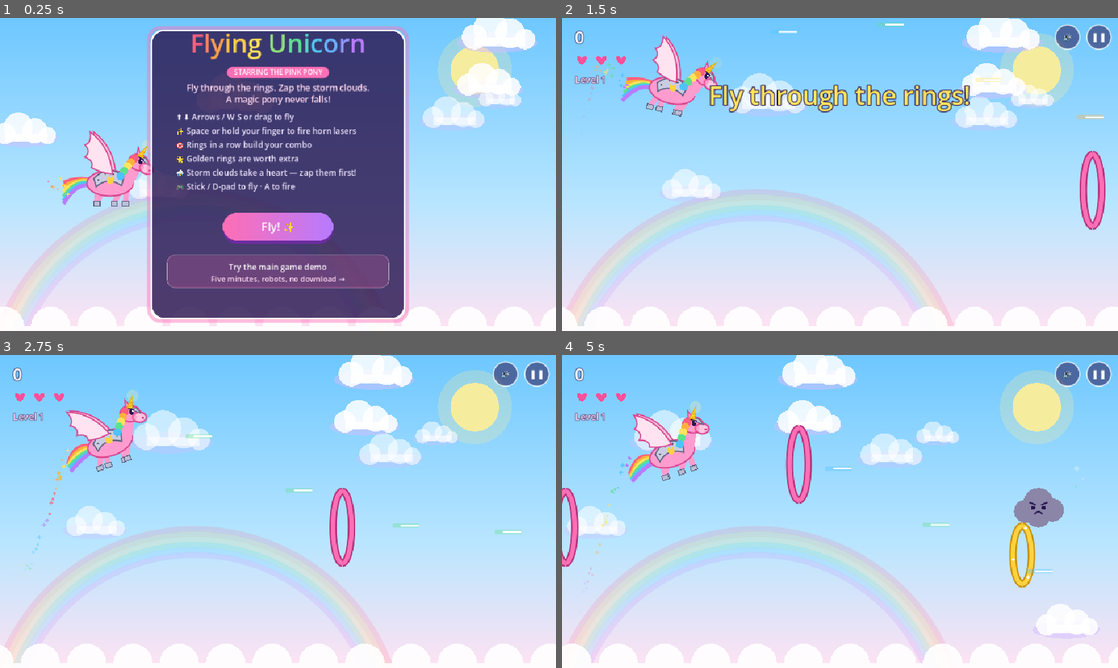
Above: before the commit, frames 1-4 (two rows, left to right).
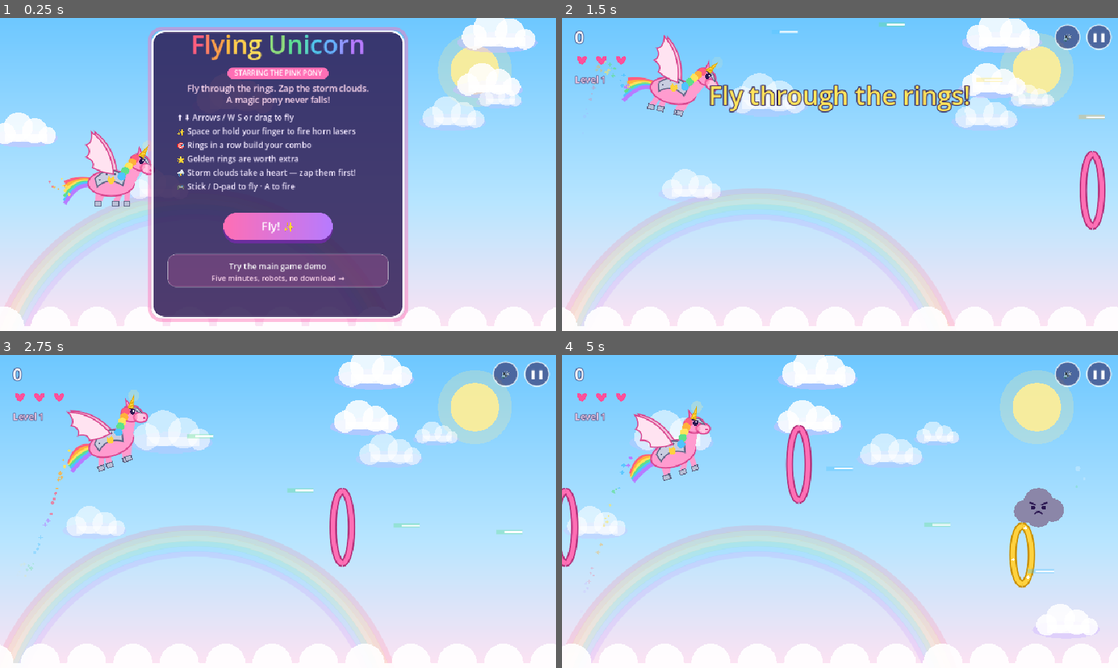
Above: after the commit, the same moments.

Repository: Dan8NOD/flying-unicorn
Game: Godot game, scene res://main.tscn
Same seed, same stepped clock (60 frames per second), same inputs: the game is played once before the commit and once after it.
Inputs (mouse positions are in pixels of both pictures, inside the frame that each line leads up to):
- Up to frame 1 (0.25 s): no input
- Up to frame 2 (1.5 s): tap Enter at 0.5 s; move the mouse to (962, 158) at 0.52 s; hold W (fly_up) 0.53-1.25 s; hold Space (fire) 0.53-1.25 s; click (962, 158) at 0.67 s; drag from (728, 190) to (812, 237) at 1.27 s
- Up to frame 3 (2.75 s): move the mouse to (333, 442) at 2.02 s; hold W (fly_up) from 2.03 s (still down); hold Space (fire) from 2.03 s (still down); tap X at 2.1 s
- Up to frame 4 (5 s): release W (fly_up) at 2.75 s; release Space (fire) at 2.75 s; drag from (812, 574) to (673, 464) at 2.77 s; move the mouse to (1006, 558) at 3.52 s; hold S (fly_down) 3.53-4.25 s; hold Space (fire) 3.53-4.25 s; tap Enter at 3.6 s; drag from (673, 464) to (756, 433) at 4.27 s

The runs differ from the first frame. In frame 1, 6.9% of the frame differs, in the area x 3-74%, y 2-98%; in frame 2, 0.8%; in frame 3, 0.9%; in frame 4, 0.9%.

Commit message:
Responsive viewport: live rotation for iPhone/iPad portrait + landscape
Sensor orientation, expand stretch; layout follows VW/VH with resize
hook; cards fit-scale with inverse hit-test mapping; spawns, floor,
sun, HUD and buttons anchor to live bounds. Verified headless 1200
frames clean plus windowed screenshots at 960x540 and 500x900.

Diff:
--- a/main.gd
+++ b/main.gd
@@ -9,6 +9,12 @@
 const INK := Color(42.0 / 255, 22.0 / 255, 80.0 / 255, 0.75)
 
 var RAINBOW: Array[Color] = []
+
+# Live viewport size in points. Follows rotation and window resizes; all
+# layout bounds read VW/VH. W/H stay as the 960x540 design space the cards
+# and art were authored in.
+var VW := 960.0
+var VH := 540.0
 
 # ─── Game state ───────────────────────────────────────────────────────────
 var state := "title"          # title | play | over
@@ -146,21 +152,14 @@
 	synth.muted = bool(muted_saved)
 	add_child(synth)
 
+	_read_viewport_size()
+	get_tree().root.size_changed.connect(_on_resize)
 	for i in 7:
-		bg_clouds.append({ "x": randf_range(0, W), "y": randf_range(30, H - 60), "s": randf_range(0.5, 1.1), "layer": i % 2 })
+		bg_clouds.append({ "x": randf_range(0, VW), "y": randf_range(30, VH - 60), "s": randf_range(0.5, 1.1), "layer": i % 2 })
 	for i in 40:
-		stars.append({ "x": randf_range(0, W), "y": randf_range(0, H * 0.6), "r": randf_range(0.6, 1.8), "p": randf_range(0, 6) })
-
-	# Cloud floor scallop polygon (period 80, drawn shifted by -off)
-	floor_poly = PackedVector2Array()
-	floor_poly.append(Vector2(-80, H))
-	var cx := -40.0
-	while cx <= W + 160:
-		for j in 12:
-			var a := PI + PI * float(j) / 11.0
-			floor_poly.append(Vector2(cx + 34 * cos(a), H - 8 + 34 * sin(a)))
-		cx += 80
-	floor_poly.append(Vector2(W + 160, H))
+		stars.append({ "x": randf_range(0, VW), "y": randf_range(0, VH * 0.6), "r": randf_range(0.6, 1.8), "p": randf_range(0, 6) })
+
+	_layout()
 
 	btn_tex = _rounded_gradient_tex(Color("ff6fb5"), Color("b77bff"), Vector2i(190, 48), 24)
 	_set_level_sky()
@@ -190,6 +189,63 @@
 	cfg.set_value("game", "best", best)
 	cfg.set_value("game", "muted", synth.muted)
 	cfg.save("user://flying_unicorn.cfg")
+
+
+# ─── Responsive layout ────────────────────────────────────────────────
+func _read_viewport_size() -> void:
+	var s := get_viewport_rect().size
+	VW = maxf(320.0, s.x)
+	VH = maxf(320.0, s.y)
+
+
+func _on_resize() -> void:
+	_layout()
+
+
+func _layout() -> void:
+	_read_viewport_size()
+	uni.x = maxf(110.0, VW * 0.2)
+	uni.y = clampf(uni.y, 70.0, VH - 60.0)
+	last_ring_y = clampf(last_ring_y, 90.0, VH - 110.0)
+	# Cloud floor scallop polygon (period 80, drawn shifted by -off)
+	floor_poly = PackedVector2Array()
+	floor_poly.append(Vector2(-80, VH))
+	var cx := -40.0
+	while cx <= VW + 160:
+		for j in 12:
+			var a := PI + PI * float(j) / 11.0
+			floor_poly.append(Vector2(cx + 34 * cos(a), VH - 8 + 34 * sin(a)))
+		cx += 80
+	floor_poly.append(Vector2(VW + 160, VH))
+	for cl in bg_clouds:
+		cl.x = clampf(cl.x, -140.0, VW + 200.0)
+		cl.y = clampf(cl.y, 30.0, VH - 60.0)
+	for st in stars:
+		st.x = clampf(st.x, 0.0, VW)
+		st.y = clampf(st.y, 0.0, VH * 0.6)
+
+
+# Cards are authored in the 960x540 design space. Returns [screen_center, fit]
+# so a card always fits with a 24pt margin, at 1:1 whenever it fits.
+func _card_fit() -> Array:
+	var c := Vector2(VW / 2, VH / 2)
+	var s := minf(1.0, minf((VW - 24.0) / 460.0, (VH - 24.0) / 520.0))
+	return [c, s]
+
+
+func _card_begin() -> void:
+	var f := _card_fit()
+	draw_set_transform(f[0] - f[1] * Vector2(480, 270), 0, Vector2(f[1], f[1]))
+
+
+func _card_end() -> void:
+	draw_set_transform(Vector2.ZERO, 0, Vector2.ONE)
+
+
+# Map a screen-space touch into card design coordinates for hit-testing.
+func _card_point(vp: Vector2) -> Vector2:
+	var f := _card_fit()
+	return Vector2(480, 270) + (vp - f[0]) / f[1]
 
 
 func _setup_input() -> void:
@@ -245,10 +301,10 @@
 func reset() -> void:
 	score = 0; hearts = 3; combo = 0; best_combo = 0; rings_passed = 0; level = 1; speed = 260
 	rings = []; clouds = []; lasers = []; particles = []; pickups = []; popups = []
-	ring_timer = 0.6; cloud_timer = 3.5; fire_cooldown = 0; last_ring_y = H / 2
+	ring_timer = 0.6; cloud_timer = 3.5; fire_cooldown = 0; last_ring_y = VH / 2
 	hurt_timer = 0; flash = 0; level_banner = 2.2; t = 0
 	over_card_timer = 0; over_card_visible = false
-	uni.y = H / 2; uni.vy = 0
+	uni.y = VH / 2; uni.vy = 0
 	_set_level_sky()
 
 
@@ -302,9 +358,9 @@
 		start()
 
 	if state == "title":
-		uni.y = H / 2 + sin(title_ms / 600.0) * 40
+		uni.y = VH / 2 + sin(title_ms / 600.0) * 40
 	if state == "over":
-		uni.y += (H - 110 - uni.y) * minf(1, dt * 1.5)
+		uni.y += (VH - 110 - uni.y) * minf(1, dt * 1.5)
 	if over_card_timer > 0:
 		over_card_timer -= dt
 		if over_card_timer <= 0 and state == "over":
@@ -325,7 +381,7 @@
 	# Movement: pointer steers toward finger; keys/stick/dpad accelerate
 	if state == "play":
 		if pointer_y != null:
-			var target: float = clampf(pointer_y, 50, H - 60)
+			var target: float = clampf(pointer_y, 50, VH - 60)
 			uni.vy += (target - uni.y) * 14 * dt
 			uni.vy *= pow(0.02, dt)
 		else:
@@ -341,8 +397,8 @@
 	uni.y += uni.vy * dt
 
 	# A magic pony never falls: bounce softly off the sky ceiling and cloud floor
-	if uni.y > H - 60:
-		uni.y = H - 60
+	if uni.y > VH - 60:
+		uni.y = VH - 60
 		uni.vy = -absf(uni.vy) * 0.5 - 60
 		if state == "play":
 			_burst(uni.x, uni.y + 34, 4, [Color.WHITE, Color("ffd9ef")], 120)
@@ -389,7 +445,7 @@
 		cloud_timer = randf_range(2.2, 4) / (0.8 + level * 0.2)
 	if hearts < 3 and randf() < dt * 0.04 and pickups.is_empty():
 		var pk := Pickup.new()
-		pk.x = W + 40; pk.y = randf_range(90, H - 120); pk.phase = randf_range(0, 6)
+		pk.x = VW + 40; pk.y = randf_range(90, VH - 120); pk.phase = randf_range(0, 6)
 		pickups.append(pk)
 
 	# Rings
@@ -423,7 +479,7 @@
 	# Lasers
 	for l in lasers:
 		l.x += 900 * dt
-	lasers = lasers.filter(func(l): return l.x < W + 40 and not l.dead)
+	lasers = lasers.filter(func(l): return l.x < VW + 40 and not l.dead)
 
 	# Storm clouds
 	for c in clouds:
@@ -482,19 +538,19 @@
 func _spawn_ring() -> void:
 	var r := Ring.new()
 	r.gold = randf() < 0.12
-	r.y = clampf(last_ring_y + randf_range(-170, 170), 90, H - 110)
+	r.y = clampf(last_ring_y + randf_range(-170, 170), 90, VH - 110)
 	r.base_y = r.y
 	last_ring_y = r.y
 	r.ry = 50.0 if r.gold else 62.0
 	r.bob = randf_range(30, 60) if level >= 3 and randf() < 0.5 else 0.0
 	r.phase = randf_range(0, 6)
-	r.x = W + 60
+	r.x = VW + 60
 	rings.append(r)
 
 
 func _spawn_cloud() -> void:
 	var c := StormCloud.new()
-	c.x = W + 80; c.y = randf_range(80, H - 120); c.phase = randf_range(0, 6)
+	c.x = VW + 80; c.y = randf_range(80, VH - 120); c.phase = randf_range(0, 6)
 	clouds.append(c)
 
 
@@ -524,30 +580,31 @@
 
 
 func _press_at(vp: Vector2) -> void:
-	# UI buttons first
-	if vp.distance_to(Vector2(W - 87, 33)) < 26:
+	# UI buttons first (screen space, above the card layer)
+	if vp.distance_to(Vector2(VW - 87, 33)) < 26:
 		synth.muted = not synth.muted
 		_save_cfg()
 		return
-	if vp.distance_to(Vector2(W - 33, 33)) < 26:
+	if vp.distance_to(Vector2(VW - 33, 33)) < 26:
 		toggle_pause()
 		return
+	var dp := _card_point(vp)
 	if state == "title":
-		if _btn_play.has_point(vp):
+		if _btn_play.has_point(dp):
 			start()
 			return
-		if _teaser_rect.has_point(vp):
+		if _teaser_rect.has_point(dp):
 			OS.shell_open("https://fatcatcruz.itch.io/fat-cat-cruz")
 			return
 	if state == "over" and over_card_visible:
-		if _btn_again.has_point(vp):
+		if _btn_again.has_point(dp):
 			start()
 			return
-		if _teaser_over_rect.has_point(vp):
+		if _teaser_over_rect.has_point(dp):
 			OS.shell_open("https://fatcatcruz.itch.io/fat-cat-cruz")
 			return
 	if state == "play" and paused:
-		if _btn_resume.has_point(vp):
+		if _btn_resume.has_point(dp):
 			toggle_pause()
 			return
 	pointer_down = true
@@ -698,7 +755,7 @@
 
 # ─── Background scenery ───────────────────────────────────────────────────
 func _draw_background(dt: float) -> void:
-	draw_texture_rect(sky_tex, Rect2(0, 0, W, H), false)
+	draw_texture_rect(sky_tex, Rect2(0, 0, VW, VH), false)
 
 	if level >= 3:
 		for s in stars:
@@ -707,12 +764,12 @@
 
 	# Sun / moon
 	var sun_col := Color(1, 250 / 255.0, 220 / 255.0, 0.9) if level >= 4 else Color(1, 238 / 255.0, 150 / 255.0, 0.9)
-	draw_circle(Vector2(W - 140, 90), 64, Color(1, 238 / 255.0, 150 / 255.0, 0.25))
-	draw_circle(Vector2(W - 140, 90), 42, sun_col)
+	draw_circle(Vector2(VW - 140, 90), 64, Color(1, 238 / 255.0, 150 / 255.0, 0.25))
+	draw_circle(Vector2(VW - 140, 90), 42, sun_col)
 
 	# Faint rainbow arch
 	for i in 6:
-		var pts := _arc_pts(W * 0.35, H + 120, 360 - i * 9, 360 - i * 9, PI * 1.08, PI * 1.92, 40)
+		var pts := _arc_pts(VW * 0.35, VH + 120, VH * 0.67 - i * 9, VH * 0.67 - i * 9, PI * 1.08, PI * 1.92, 40)
 		var col: Color = RAINBOW[i]
 		col.a = 0.16
 		draw_polyline(pts, col, 9, true)
@@ -723,8 +780,8 @@
 		if moving or state == "title":
 			cl.x -= (0.35 if cl.layer else 0.18) * speed * dt * (0.4 if state == "title" else 1.0)
 		if cl.x < -140:
-			cl.x = W + randf_range(40, 200)
-			cl.y = randf_range(30, H - 60)
+			cl.x = VW + randf_range(40, 200)
+			cl.y = randf_range(30, VH - 60)
 		var old_a := 0.85 if cl.layer else 0.55
 		draw_set_transform(Vector2.ZERO, 0, Vector2.ONE)
 		# draw with alpha via modulated circles: puff uses fixed colors, wrap with canvas alpha
@@ -1022,15 +1079,15 @@
 		draw_colored_polygon(_heart_poly(34 + i * 34, 76, 15), Color("ff4f9a") if i < hearts else Color(1, 1, 1, 0.35))
 	_stroke_text(Vector2(22, 112), "Level %d" % level, 16, Color("ffd9ef"), HORIZONTAL_ALIGNMENT_LEFT, 4)
 	if combo > 1:
-		_stroke_text(Vector2(W / 2, 40), "Combo x%d" % combo, 22, RAINBOW[int(t * 8) % 6], HORIZONTAL_ALIGNMENT_CENTER, 5)
+		_stroke_text(Vector2(VW / 2, 40), "Combo x%d" % combo, 22, RAINBOW[int(t * 8) % 6], HORIZONTAL_ALIGNMENT_CENTER, 5)
 	if level_banner > 0 and state == "play":
 		var col := Color("ffe45c")
 		col.a = minf(1, level_banner)
 		var ol := INK
 		ol.a = minf(1, level_banner)
-		_stroke_text(Vector2(W / 2, H / 2 - 120), "Fly through the rings!" if level == 1 else "Level %d!" % level, 44, col, HORIZONTAL_ALIGNMENT_CENTER, 7, ol)
-	_draw_round_button(Vector2(W - 87, 33), "🔇" if synth.muted else "🔊")
-	_draw_round_button(Vector2(W - 33, 33), "❚❚")
+		_stroke_text(Vector2(VW / 2, VH / 2 - 120), "Fly through the rings!" if level == 1 else "Level %d!" % level, 44, col, HORIZONTAL_ALIGNMENT_CENTER, 7, ol)
+	_draw_round_button(Vector2(VW - 87, 33), "🔇" if synth.muted else "🔊")
+	_draw_round_button(Vector2(VW - 33, 33), "❚❚")
 
 
 # ─── Draw ─────────────────────────────────────────────────────────────────
@@ -1074,17 +1131,23 @@
 		_stroke_text(Vector2(p.x, p.y), p.text, 20, col, HORIZONTAL_ALIGNMENT_CENTER, 4, Color(42 / 255.0, 22 / 255.0, 80 / 255.0, 0.7))
 
 	if flash > 0:
-		draw_rect(Rect2(0, 0, W, H), Color(1, 1, 1, minf(1, flash * 1.6)))
+		draw_rect(Rect2(0, 0, VW, VH), Color(1, 1, 1, minf(1, flash * 1.6)))
 
 	if state == "play" or state == "over":
 		_draw_hud()
 
 	if state == "title":
+		_card_begin()
 		_draw_title_card()
+		_card_end()
 	elif state == "over" and over_card_visible:
+		_card_begin()
 		_draw_over_card()
+		_card_end()
 	elif state == "play" and paused:
+		_card_begin()
 		_draw_pause_card()
+		_card_end()
 
 
 # ─── Screenshot test hook ─────────────────────────────────────────────────
--- a/project.godot
+++ b/project.godot
@@ -16,9 +16,9 @@
 window/size/viewport_width=960
 window/size/viewport_height=540
 window/size/resizable=true
-window/handheld/orientation=1
+window/handheld/orientation=6
 window/stretch/mode="canvas_items"
-window/stretch/aspect="keep"
+window/stretch/aspect="expand"
 
 [rendering]
 
